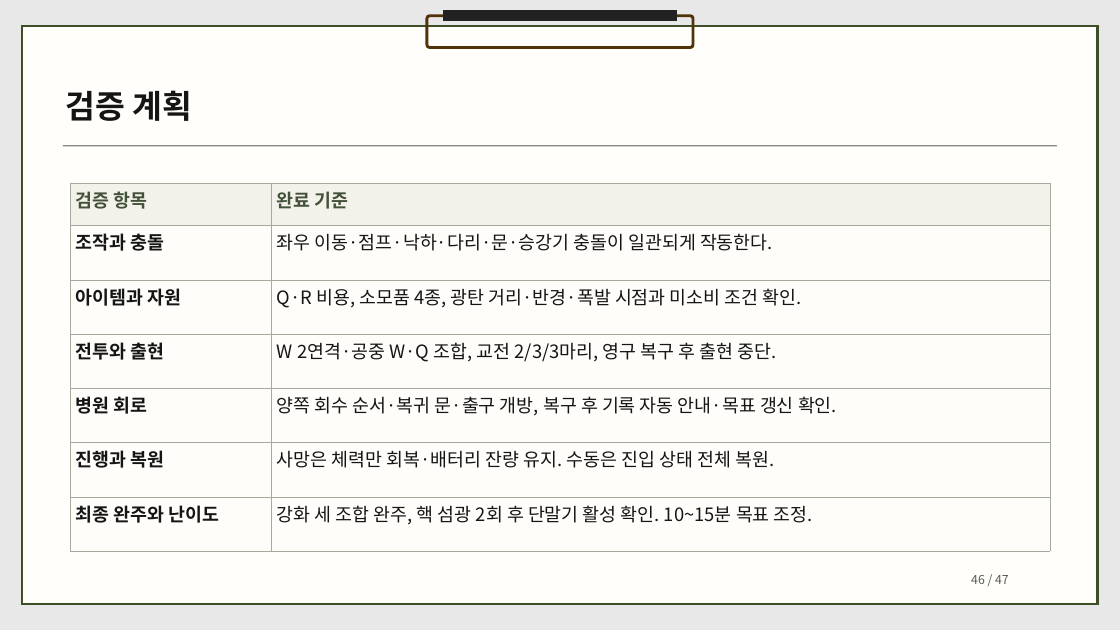
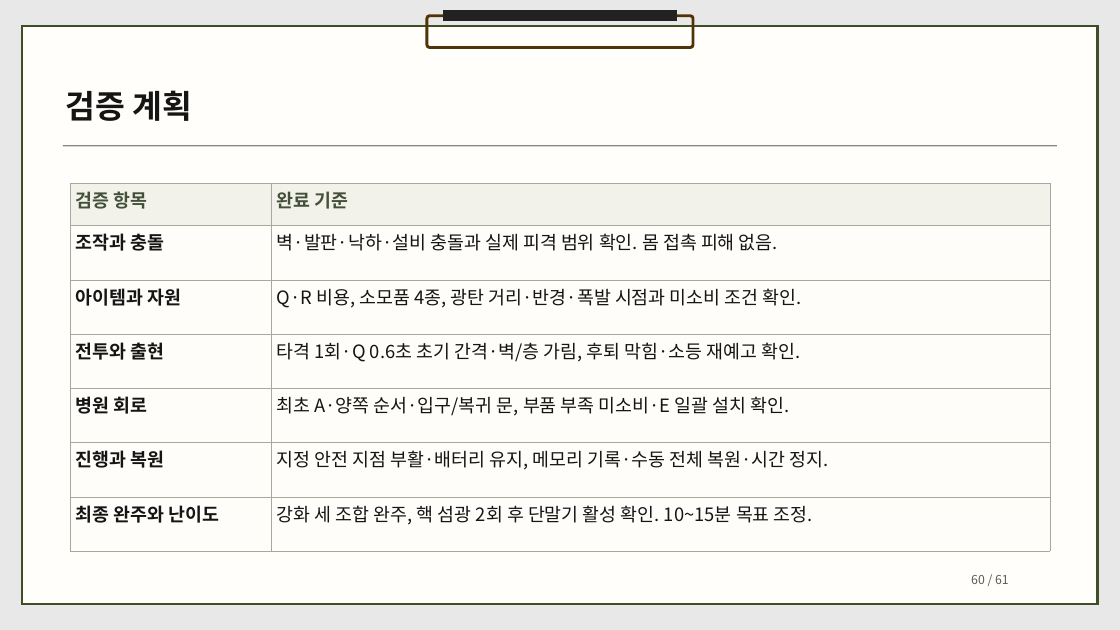
Before and after one commit to dbguswh/2Dgame_project, a slide deck: slide 60 of 2D게임프로그래밍 기획서.pptx (slide 46 before the commit). Drawn at 1120x630 pixels with LibreOffice and Linux fonts; fonts in the diff are those of the drawing. Boxes give left, top, right and bottom in pixels: in the first picture for what was removed or moved away, otherwise in the second. Text is boxed around its words. In the diff, an @@ line names an element or a change of style, - is before the commit and + after.

```diff
--- a/2D게임프로그래밍 기획서.pptx
+++ b/2D게임프로그래밍 기획서.pptx
@@ table at (70, 184, 1050, 551) @@
-row 2, column 2: 좌우 이동·점프·낙하·다리·문·승강기 충돌이 일관되게 작동한다.
+row 2, column 2: 벽·발판·낙하·설비 충돌과 실제 피격 범위 확인. 몸 접촉 피해 없음.
-row 4, column 2: W 2연격·공중 W·Q 조합, 교전 2/3/3마리, 영구 복구 후 출현 중단.
+row 4, column 2: 타격 1회·Q 0.6초 초기 간격·벽/층 가림, 후퇴 막힘·소등 재예고 확인.
-row 5, column 2: 양쪽 회수 순서·복귀 문·출구 개방, 복구 후 기록 자동 안내·목표 갱신 확인.
+row 5, column 2: 최초 A·양쪽 순서·입구/복귀 문, 부품 부족 미소비·E 일괄 설치 확인.
-row 6, column 2: 사망은 체력만 회복·배터리 잔량 유지. 수동은 진입 상태 전체 복원.
+row 6, column 2: 지정 안전 지점 부활·배터리 유지, 메모리 기록·수동 전체 복원·시간 정지.
@@ text at (971, 575, 1009, 584): text changed @@
-46 / 47
+60 / 61
```
Also in this commit, not shown: 45 other slides changed, 14 slides added, 1 other file.
